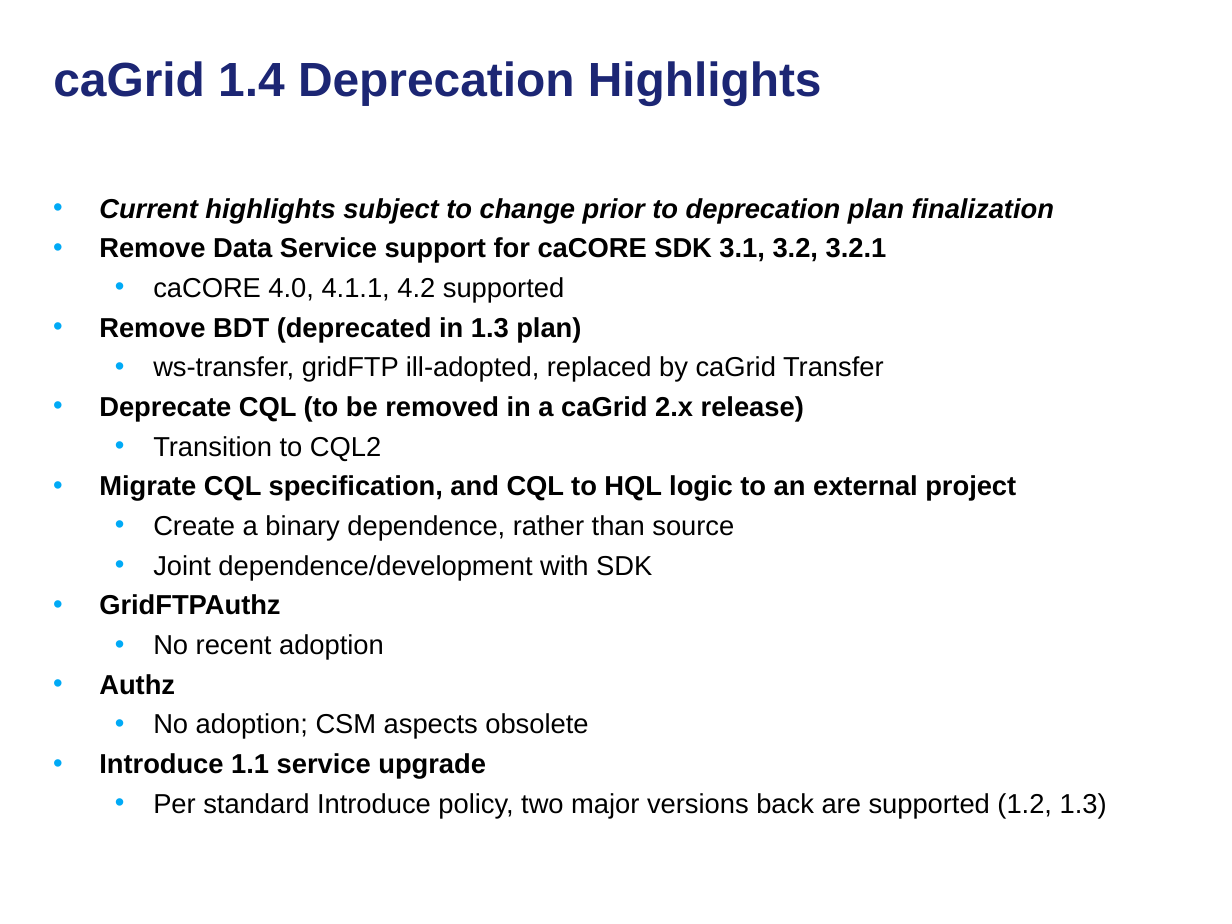
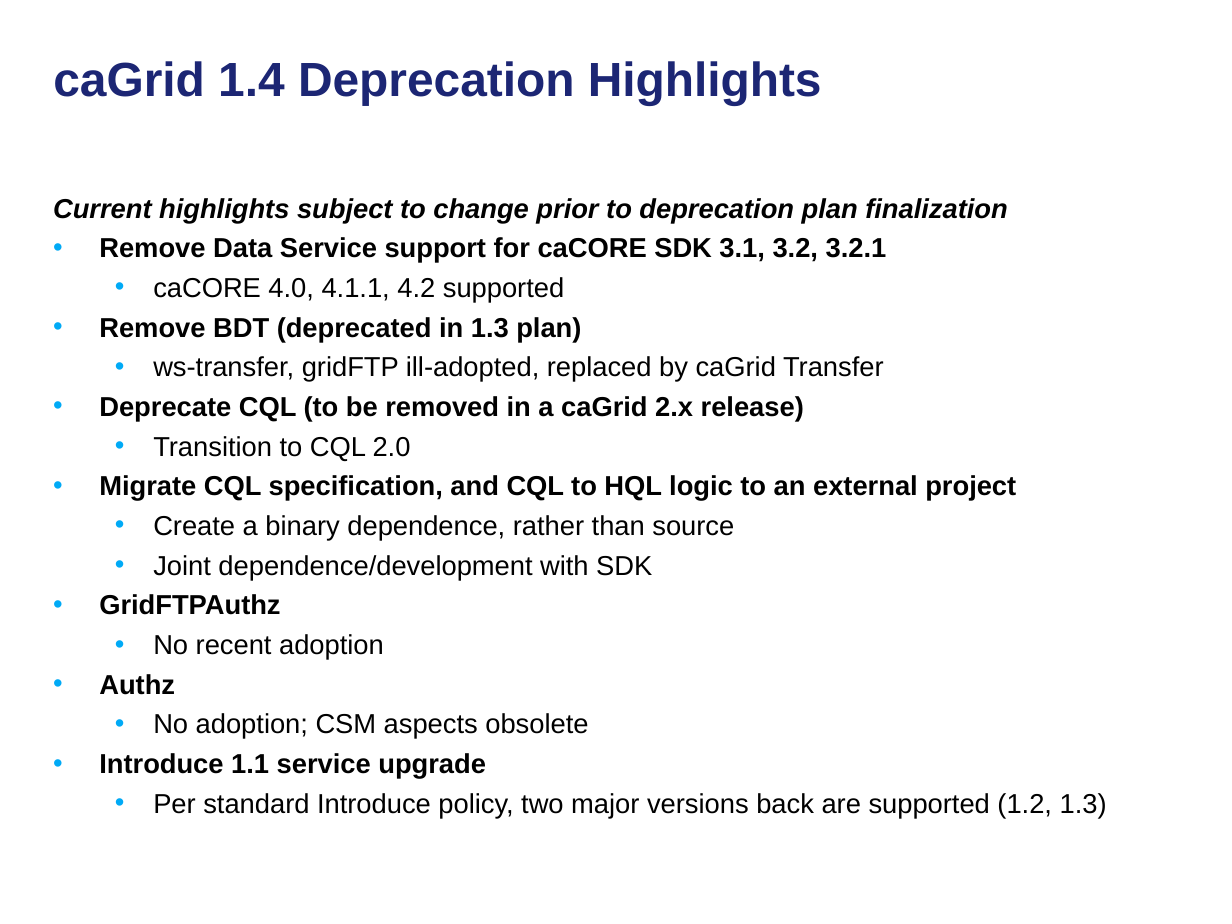
Before and after one commit to NCIP/cagrid-docs, a slide deck: slide 7 of general/presentations/200910_VCDE_ARCH/20091022_Arch_VCDE_caGrid_Future.ppt (slide 6 before the commit). Drawn at 1232x924 pixels with LibreOffice and Linux fonts; fonts in the diff are those of the drawing; background and template pictures are left out. Boxes give left, top, right and bottom in pixels: in the first picture for what was removed or moved away, otherwise in the second. Text is boxed around its words. In the diff, an @@ line names an element or a change of style, - is before the commit and + after.

```diff
--- a/general/presentations/200910_VCDE_ARCH/20091022_Arch_VCDE_caGrid_Future.ppt
+++ b/general/presentations/200910_VCDE_ARCH/20091022_Arch_VCDE_caGrid_Future.ppt
@@ text at <box>53,198,1007,223</box>: bullet • to none @@
@@ text at <box>153,436,411,461</box>: text changed @@
-  • Transition to CQL2
+  • Transition to CQL 2.0
```
Also in this commit, not shown: 4 other slides changed, 7 slides added, 15 slides removed.
